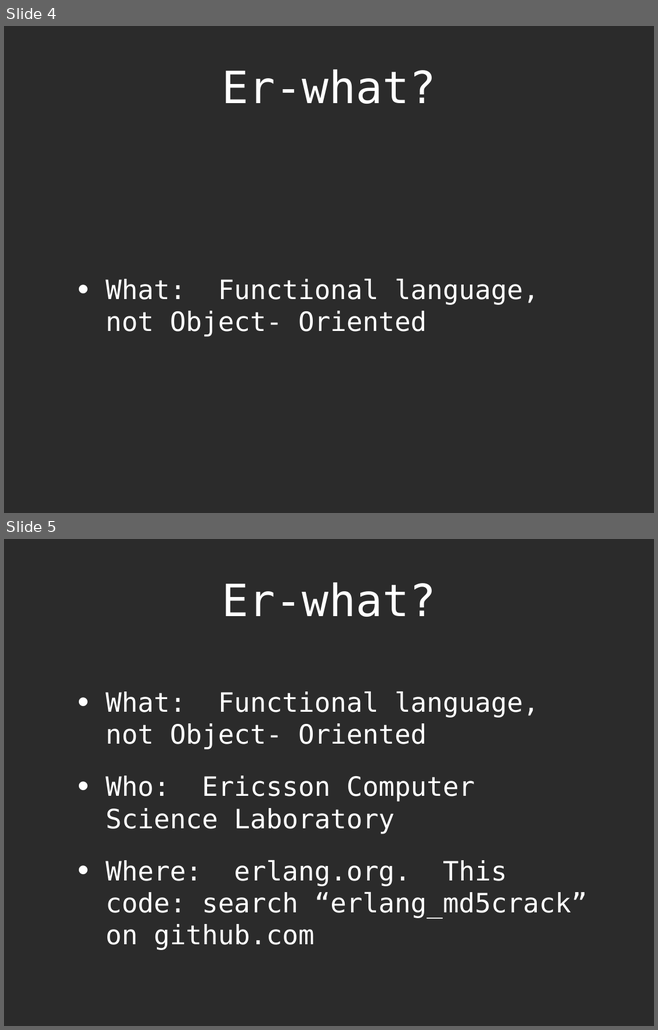
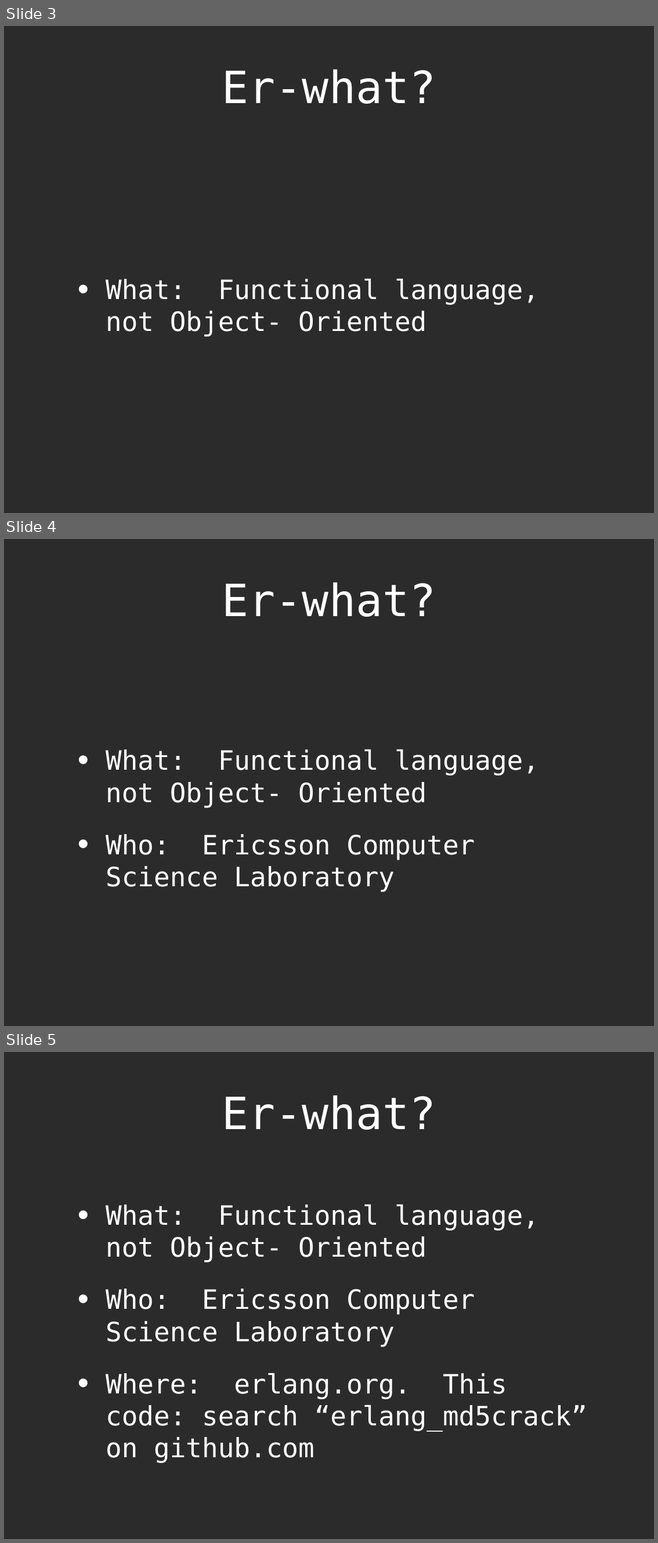
Before and after one commit to btedev/erlang_md5crack, a slide deck: presentation/Erlang.ppt. Shown one above the other, each under a label of ours: slides 4 and 5 before the commit, slides 3, 4 and 5 after it. The pictures are 658x1030 and 658x1543 pixels, drawn with LibreOffice and Linux fonts; fonts in the diff are those of the drawing; background and template pictures are left out; a plain dark background stands for a picture behind light text. Boxes give left, top, right and bottom in pixels: in the first picture for what was removed or moved away, otherwise in the second. Text is boxed around its words. In the diff, an @@ line names an element or a change of style, - is before the commit and + after.

```diff
--- a/presentation/Erlang.ppt
+++ b/presentation/Erlang.ppt
@@ slide 4 added at (4,539,654,1026), background picture (left out) @@
@@ title added at (222,583,436,617), 70 pt, text #FFFFFF @@
+Er-what?
@@ text added at (106,750,539,892), 42 pt, text #FFFFFF @@
+• What: Functional language, not Object- Oriented
+• Who: Ericsson Computer Science Laboratory
@@ what was slide 4 is now slide 3 @@
```
Also in this commit, not shown: 12 slides changed, 3 other slides added, 15 other files.
